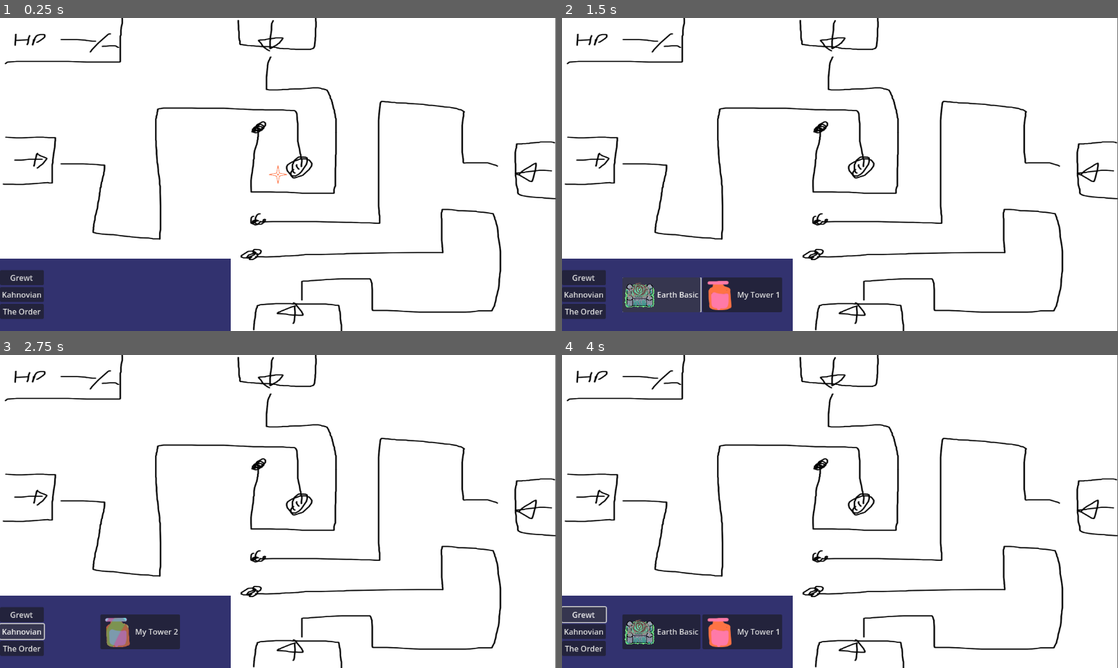
Above: before the commit, frames 1-4 (two rows, left to right).
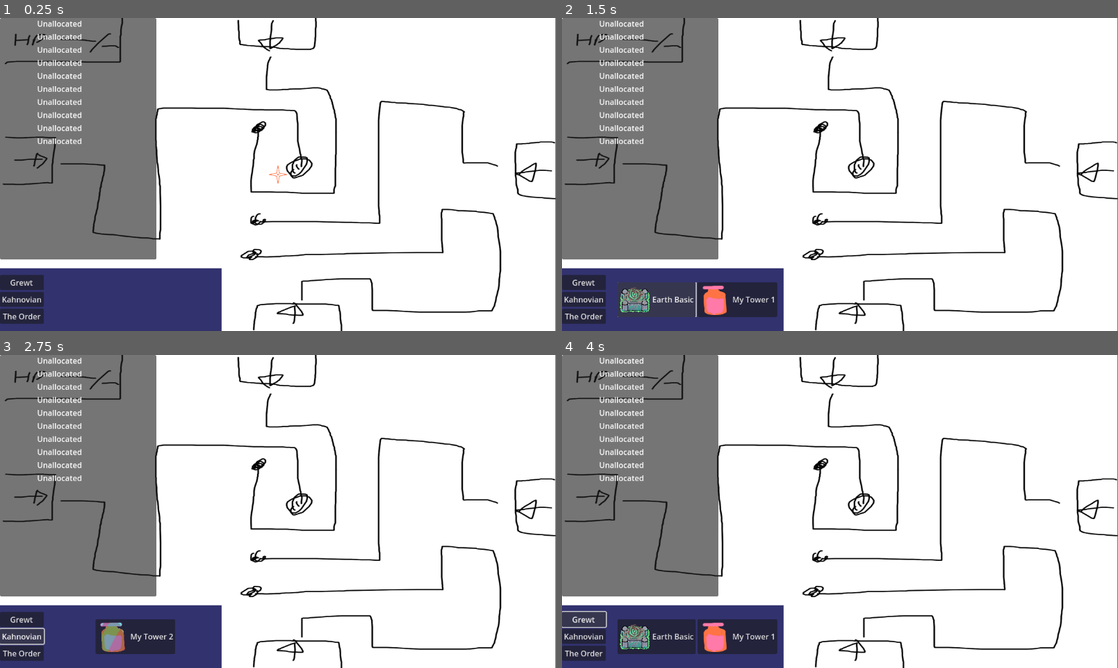
Above: after the commit, the same moments.

Repository: DevFTB/Cataclysm
Game: Godot game, scene res://Scenes/game.tscn
The game is run twice, just before and just after one commit, with the same random seed, the same clock (stepped at 60 frames per second) and the same inputs.
Inputs:
- Up to frame 1 (0.25 s): no input
- Up to frame 2 (1.5 s): click "Grewt" at 0.5 s; click "Earth Basic" at 1.25 s
- Up to frame 3 (2.75 s): click "Kahnovian" at 2 s
- Up to frame 4 (4 s): click "The Order" at 2.75 s; click "Grewt" at 3.5 s

The runs differ from the first frame. In frame 1, 23% of the frame differs, in the area x 0-42%, y 0-100%; in frame 2, 26%; in frame 3, 25%; in frame 4, 26%.

Commit message:
added a reorderable timeline

Diff:
--- /dev/null
+++ b/PackedScenes/TimelineTowerListItem.tscn
@@ -0,0 +1,49 @@
+[gd_scene load_steps=2 format=3 uid="uid://ce56r78gtlak3"]
+
+[ext_resource type="Script" path="res://Scenes/TimelineTowerListItem.gd" id="1_d8hgj"]
+
+[node name="TimelineTowerListItem" type="HBoxContainer"]
+offset_right = 299.0
+offset_bottom = 66.0
+alignment = 1
+script = ExtResource("1_d8hgj")
+
+[node name="TickLabel" type="Label" parent="."]
+offset_left = 64.0
+offset_top = 20.0
+offset_right = 69.0
+offset_bottom = 46.0
+text = " "
+
+[node name="TextureRect" type="TextureRect" parent="."]
+custom_minimum_size = Vector2i(64, 0)
+offset_left = 73.0
+offset_right = 137.0
+offset_bottom = 66.0
+
+[node name="TowerNameLabel" type="Label" parent="."]
+offset_left = 141.0
+offset_top = 20.0
+offset_right = 234.0
+offset_bottom = 46.0
+text = "Unallocated"
+
+[node name="UpDownButtons" type="VBoxContainer" parent="."]
+visible = false
+offset_left = 191.0
+offset_right = 291.0
+offset_bottom = 66.0
+
+[node name="UpButton" type="Button" parent="UpDownButtons"]
+offset_right = 100.0
+offset_bottom = 31.0
+text = "Move Up"
+
+[node name="DownButton" type="Button" parent="UpDownButtons"]
+offset_top = 35.0
+offset_right = 100.0
+offset_bottom = 66.0
+text = "Move Down"
+
+[connection signal="pressed" from="UpDownButtons/UpButton" to="." method="_on_up_button_pressed"]
+[connection signal="pressed" from="UpDownButtons/DownButton" to="." method="_on_down_button_pressed"]
--- a/Scenes/Game.gd
+++ b/Scenes/Game.gd
@@ -12,6 +12,8 @@
 func _ready():
 	for i in ticks_per_turn:
 		tick_registration[i] = null
+
+	$GUI/TimelineGUI.regenerate_list()
 	pass # Replace with function body.
 
 
@@ -49,6 +51,15 @@
 		if tick_registration[tick] == null:
 			tick_registration[tick] = tower
 			break
+	$GUI/TimelineGUI.regenerate_list()
+
+func swap_tower_to(src_tick, dest_tick):
+	var old = tick_registration[dest_tick]
+	var new = tick_registration[src_tick]
+	tick_registration[dest_tick] = new
+	tick_registration[src_tick] = old
+	$GUI/TimelineGUI.regenerate_list()
 
 func register_tower(tick, tower):
 	tick_registration[tick] = tower
+	$GUI/TimelineGUI.regenerate_list()
--- /dev/null
+++ b/Scenes/TimelineGUI.gd
@@ -0,0 +1,28 @@
+extends Control
+
+@export var timeline_list_item : PackedScene
+# Called when the node enters the scene tree for the first time.
+func _ready():
+	pass # Replace with function body.
+
+
+# Called every frame. 'delta' is the elapsed time since the previous frame.
+func _process(delta):
+	pass
+
+func regenerate_list():
+	for child in $ScrollContainer/ListItemParent.get_children():
+		child.queue_free()
+
+	var tick_registration = get_node("/root/Game").tick_registration
+
+	for tick in tick_registration:
+		var item = timeline_list_item.instantiate()
+
+		var item_at_tick = tick_registration[tick]
+
+		if item_at_tick != null:
+			item.set_details(item_at_tick.tower_name, item_at_tick.ui_image, tick)
+		else:
+			item.init_empty()
+		$ScrollContainer/ListItemParent.add_child(item)
--- /dev/null
+++ b/Scenes/TimelineTowerListItem.gd
@@ -0,0 +1,43 @@
+extends HBoxContainer
+
+var tick = -1
+# Called when the node enters the scene tree for the first time.
+func _ready():
+	pass # Replace with function body.
+
+
+# Called every frame. 'delta' is the elapsed time since the previous frame.
+func _process(delta):
+	pass
+
+func init_empty():
+	$TextureRect.texture = null
+	$TickLabel.text = " "
+
+	$UpDownButtons.visible = false
+
+func set_details(tower_name, ui_image, tick):
+	$TowerNameLabel.text = tower_name
+
+	$TextureRect.texture = ui_image
+
+	self.tick = tick
+	$TickLabel.text = str(tick + 1)
+
+	$UpDownButtons.visible = true
+
+	if tick == 0:
+		$UpDownButtons/UpButton.disabled = true
+
+	if tick == 9:
+		$UpDownButtons/DownButton.disabled = true
+
+
+func _on_up_button_pressed():
+	get_node("/root/Game").swap_tower_to(tick, tick - 1)
+	pass # Replace with function body.
+
+
+func _on_down_button_pressed():
+	get_node("/root/Game").swap_tower_to(tick, tick + 1)
+	pass # Replace with function body.
--- a/Scenes/game.tscn
+++ b/Scenes/game.tscn
@@ -11,6 +11,8 @@
 [ext_resource type="PackedScene" uid="uid://df0ecihsf08u2" path="res://PackedScenes/TowerButton.tscn" id="8_7bdlq"]
 [ext_resource type="PackedScene" uid="uid://cv5uipbpl6ndc" path="res://PackedScenes/Towers/Tower2.tscn" id="8_mnq4t"]
 [ext_resource type="PackedScene" uid="uid://8wga028twtb0" path="res://PackedScenes/Towers/GrewtEarthBasic.tscn" id="10_m0pln"]
+[ext_resource type="Script" path="res://Scenes/TimelineGUI.gd" id="12_uheij"]
+[ext_resource type="PackedScene" uid="uid://ce56r78gtlak3" path="res://PackedScenes/TimelineTowerListItem.tscn" id="13_ra0qq"]
 
 [node name="Game" type="Node"]
 script = ExtResource("1_f45j7")
@@ -78,13 +80,13 @@
 
 [node name="TowerSelectionGUI" type="Control" parent="GUI"]
 clip_contents = true
-custom_minimum_size = Vector2i(300, 150)
+custom_minimum_size = Vector2i(300, 130)
 layout_mode = 1
 anchors_preset = 2
 anchor_top = 1.0
 anchor_bottom = 1.0
-offset_top = -150.0
-offset_right = 478.0
+offset_top = -130.0
+offset_right = 459.0
 grow_vertical = 0
 script = ExtResource("7_od436")
 button_parent = NodePath("HSplitContainer/GridContainer")
@@ -111,42 +113,75 @@
 [node name="VBoxContainer" type="VBoxContainer" parent="GUI/TowerSelectionGUI/HSplitContainer"]
 layout_mode = 2
 offset_right = 91.0
-offset_bottom = 150.0
+offset_bottom = 130.0
 grow_vertical = 2
 size_flags_horizontal = 4
 alignment = 1
 
 [node name="GrewtTowerButton" type="Button" parent="GUI/TowerSelectionGUI/HSplitContainer/VBoxContainer"]
 layout_mode = 2
-offset_top = 24.0
+offset_top = 14.0
 offset_right = 91.0
-offset_bottom = 55.0
+offset_bottom = 45.0
 text = "Grewt"
 
 [node name="KhanovianTowerButton" type="Button" parent="GUI/TowerSelectionGUI/HSplitContainer/VBoxContainer"]
 layout_mode = 2
-offset_top = 59.0
+offset_top = 49.0
 offset_right = 91.0
-offset_bottom = 90.0
+offset_bottom = 80.0
 text = "Kahnovian"
 
 [node name="TheOrderTowerButton" type="Button" parent="GUI/TowerSelectionGUI/HSplitContainer/VBoxContainer"]
 layout_mode = 2
-offset_top = 94.0
+offset_top = 84.0
 offset_right = 91.0
-offset_bottom = 125.0
+offset_bottom = 115.0
 text = "The Order"
 
 [node name="GridContainer" type="GridContainer" parent="GUI/TowerSelectionGUI/HSplitContainer"]
 clip_contents = true
 layout_mode = 2
-offset_left = 290.0
-offset_top = 75.0
-offset_right = 290.0
-offset_bottom = 75.0
+offset_left = 281.0
+offset_top = 65.0
+offset_right = 281.0
+offset_bottom = 65.0
 size_flags_horizontal = 4
 size_flags_vertical = 4
 columns = 2
+
+[node name="TimelineGUI" type="Control" parent="GUI"]
+custom_minimum_size = Vector2i(100, 100)
+layout_mode = 1
+anchors_preset = 0
+offset_right = 324.0
+offset_bottom = 500.0
+script = ExtResource("12_uheij")
+timeline_list_item = ExtResource("13_ra0qq")
+
+[node name="Panel" type="Panel" parent="GUI/TimelineGUI"]
+layout_mode = 1
+anchors_preset = 15
+anchor_right = 1.0
+anchor_bottom = 1.0
+grow_horizontal = 2
+grow_vertical = 2
+
+[node name="ScrollContainer" type="ScrollContainer" parent="GUI/TimelineGUI"]
+layout_mode = 1
+anchors_preset = 15
+anchor_right = 1.0
+anchor_bottom = 1.0
+grow_horizontal = 2
+grow_vertical = 2
+
+[node name="ListItemParent" type="VBoxContainer" parent="GUI/TimelineGUI/ScrollContainer"]
+layout_mode = 2
+grow_horizontal = 2
+grow_vertical = 2
+size_flags_horizontal = 4
+size_flags_vertical = 4
+alignment = 1
 
 [connection signal="can_place_changed" from="Map/PlaceableArea" to="TowerPlacer" method="_on_placeable_area_can_place_changed"]
 [connection signal="pressed" from="GUI/TowerSelectionGUI/HSplitContainer/VBoxContainer/GrewtTowerButton" to="GUI/TowerSelectionGUI" method="_on_grewt_tower_button_pressed"]
Not shown: 1 places in Scenes/game.tscn that only renumber resources
